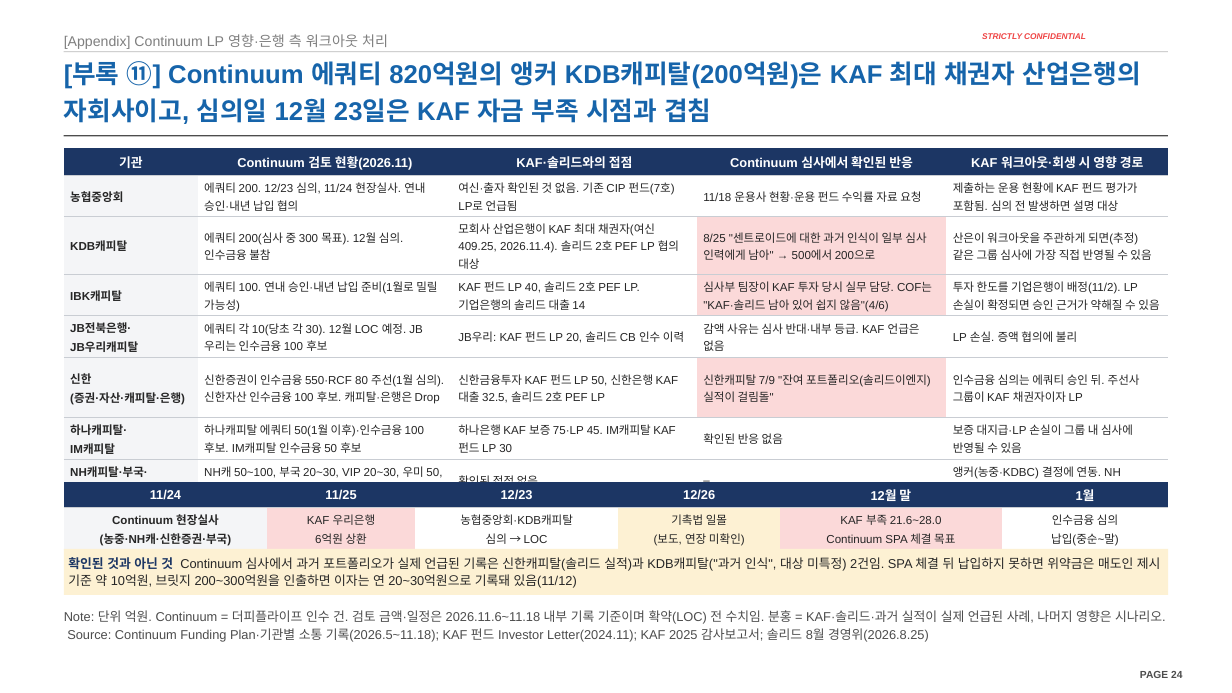
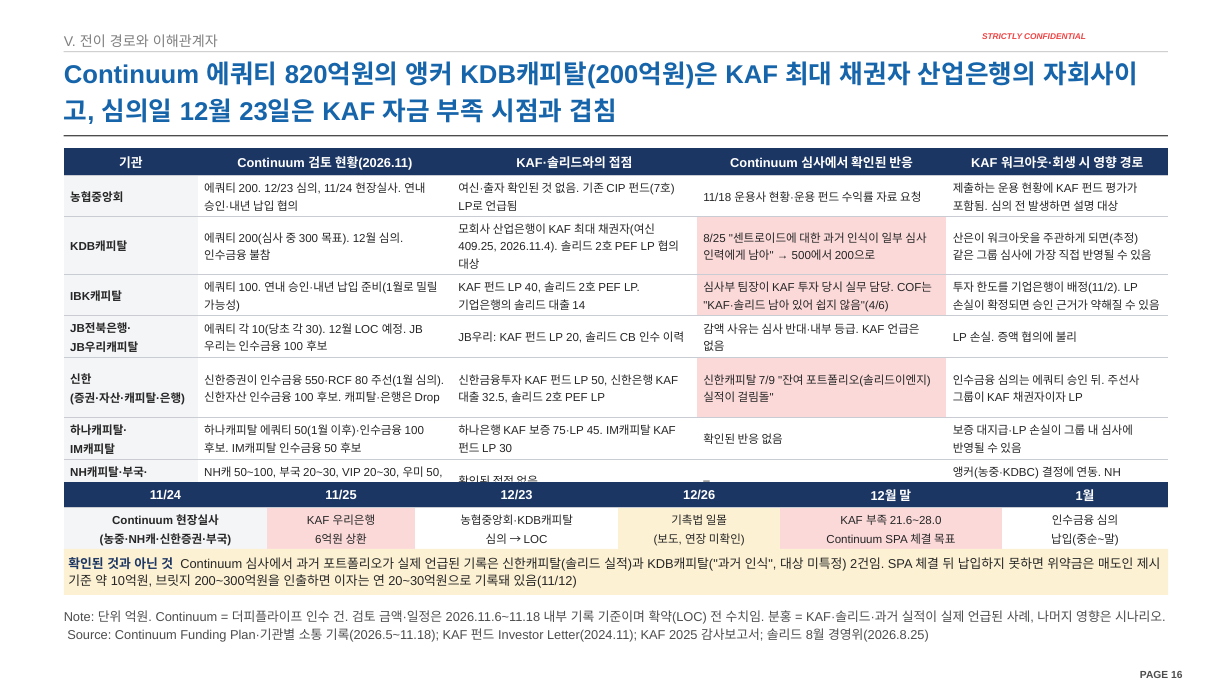
Before and after one commit to jogyesung/GS-Secretary, a slide deck: slide 16 of outputs/CIP_KAF_솔리드_자금조달차질_시나리오_20261118.pptx (slide 24 before the commit). Drawn at 1232x693 pixels with LibreOffice and Linux fonts; fonts in the diff are those of the drawing; background and template pictures are left out. Boxes give left, top, right and bottom in pixels: in the first picture for what was removed or moved away, otherwise in the second. Text is boxed around its words. In the diff, an @@ line names an element or a change of style, - is before the commit and + after.

```diff
--- a/outputs/CIP_KAF_솔리드_자금조달차질_시나리오_20261118.pptx
+++ b/outputs/CIP_KAF_솔리드_자금조달차질_시나리오_20261118.pptx
@@ text at <box>64,34,218,47</box>: text changed @@
-[Appendix] Continuum LP 영향·은행 측 워크아웃 처리
+V. 전이 경로와 이해관계자
@@ title at <box>64,61,1138,124</box>: text changed @@
-[부록 ⑪] Continuum 에쿼티 820억원의 앵커 KDB캐피탈(200억원)은 KAF 최대 채권자 산업은행의 자회사이고, 심의일 12월 23일은 KAF 자금 부족 시점과 겹침
+Continuum 에쿼티 820억원의 앵커 KDB캐피탈(200억원)은 KAF 최대 채권자 산업은행의 자회사이고, 심의일 12월 23일은 KAF 자금 부족 시점과 겹침
@@ page number at <box>1140,671,1182,678</box>: text changed @@
-PAGE 24
+PAGE 16
```
Also in this commit, not shown: 7 other slides changed, 2 slides added, 1 other file.
